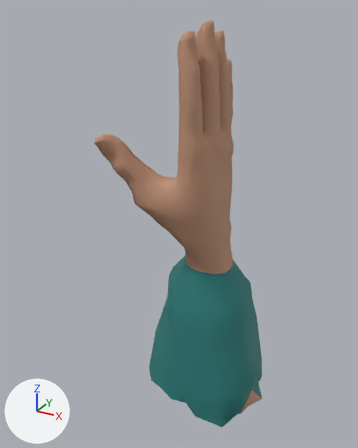
The glTF model public/assets/ch0/p1/models/pov_wave.glb, before and after one commit.
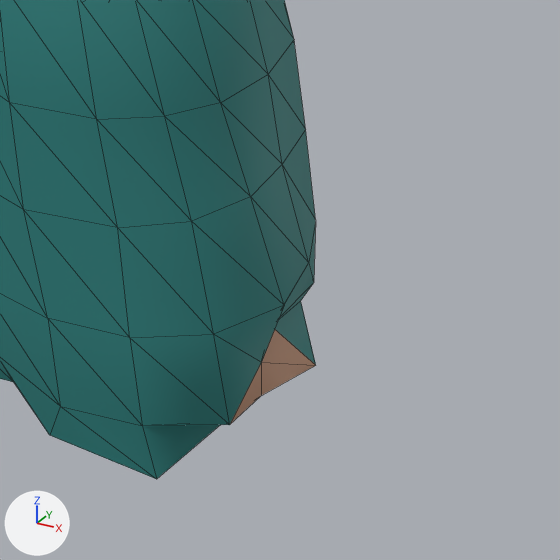
Each version is shown whole from a 50 mm lens placed at (0.207, -0.455, 0.235), pointed at (-0.038, -0.011, 0.013), then close up on the part from 51% to 90% of the width and 68% to 100% of the height. Arrows for +X, +Y and +Z are at lower left; the lights stay in place. The last two pictures show the newer version. The close-ups show mesh edges as thin lines. Vertices at exactly the same position are counted once.

Before the edit, the objects in view are built like this:
```python
mat_candidate_teal_fabric = bpy.data.materials.new('candidate_teal_fabric')
mat_candidate_teal_fabric.use_nodes = True; mat_candidate_teal_fabric.node_tree.nodes.clear()
_N = mat_candidate_teal_fabric.node_tree.nodes; _L = mat_candidate_teal_fabric.node_tree.links
n0 = _N.new('ShaderNodeBsdfPrincipled'); n0.name = 'Principled BSDF'
n0.inputs[2].default_value = 0.65  # 'Roughness'
n1 = _N.new('ShaderNodeOutputMaterial'); n1.name = 'Material Output'
n2 = _N.new('ShaderNodeMix'); n2.name = 'Mix'
n2.data_type = 'RGBA'
n2.blend_type = 'MULTIPLY'
n2.inputs[0].default_value = 1.0  # 'Factor'
n2.inputs[7].default_value = (0.022, 0.205, 0.195, 1.0)  # 'B', cyan #297d7a
n3 = _N.new('ShaderNodeVertexColor'); n3.name = 'Color Attribute'
_L.new(n0.outputs[0], n1.inputs[0])  # 'BSDF' to 'Surface'
_L.new(n2.outputs[2], n0.inputs[0])  # 'Result' to 'Base Color'
_L.new(n3.outputs[0], n2.inputs[6])  # 'Color' to 'A'
me_sphere_005_retopology_001 = bpy.data.meshes.new('Sphere.005_Retopology.001')
me_sphere_005_retopology_001.from_pydata(...)  # 974 vertices, 1916 faces; spans x -0.098..0.065, y -0.092..0.085, z -0.221..0.223
# faces by material slot: [1720, 196]
me_sphere_005_retopology_001.materials.append(mat_candidate_skin)
me_sphere_005_retopology_001.materials.append(mat_candidate_teal_fabric)
ob_pov_wave = bpy.data.objects.new('pov_wave', me_sphere_005_retopology_001)
ob_pov_wave.location = (0.0, 0.0, 0.0)
```
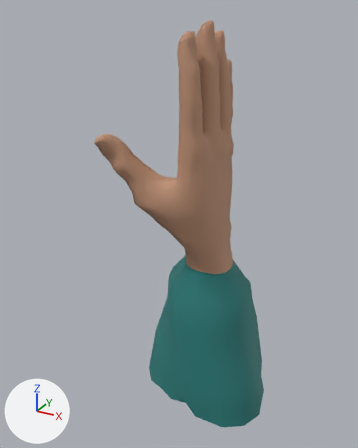
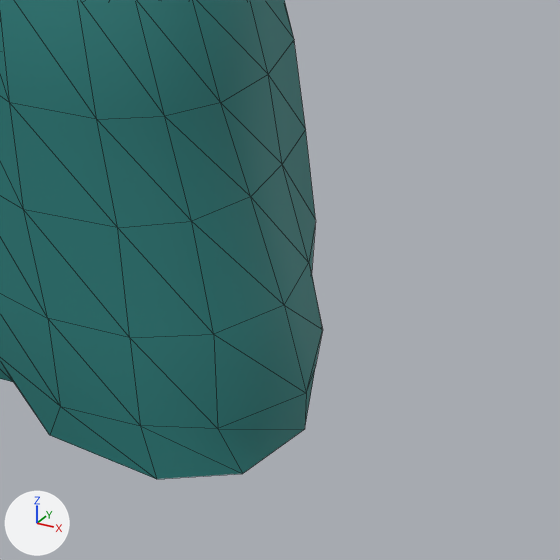
What differs and where, as boxes [x1, y1, x2, y2] in the close-ups (560 x 560 px; the box of a moved part takes in the faces that stretch with it):
'pov_wave', recoloured, reshaped
    before: [0, 0, 316, 479]
    after: [0, 0, 323, 479]
part 1 of me_sphere_005_retopology_001, moved or reshaped
    before: [48, 220, 316, 479]
    after: [48, 220, 323, 479]
part 2 of me_sphere_005_retopology_001, recoloured
    before: [230, 330, 315, 424]
    after: [218, 316, 322, 473]

Edits to the bpy script that builds the scene:
```text
Change mat_candidate_teal_fabric:
    where n0 = _N.new('ShaderNodeBsdfPrincipled'); n0.name = 'Principled BSDF'
    add n0.inputs[0].default_value = (0.022, 0.205, 0.195, 1.0)  # 'Base Color', cyan #297d7a
    remove n2 = _N.new('ShaderNodeMix'); n2.name = 'Mix'
    remove n2.data_type = 'RGBA'
    remove n2.blend_type = 'MULTIPLY'
    remove n2.inputs[0].default_value = 1.0  # 'Factor'
    remove n2.inputs[7].default_value = (0.022, 0.205, 0.195, 1.0)  # 'B', cyan #297d7a
    remove n3 = _N.new('ShaderNodeVertexColor'); n3.name = 'Color Attribute'
    remove _L.new(n2.outputs[2], n0.inputs[0])  # 'Result' to 'Base Color'
    remove _L.new(n3.outputs[0], n2.inputs[6])  # 'Color' to 'A'
Change me_sphere_005_retopology_001:
    used by ob_pov_wave; location = (0.0, 0.0, 0.0)
    remove me_sphere_005_retopology_001.from_pydata(...)  # 974 vertices, 1916 faces; spans x -0.098..0.065, y -0.092..0.085, z -0.221..0.223
    add me_sphere_005_retopology_001.from_pydata(...)  # 974 vertices, 1916 faces; spans x -0.098..0.071, y -0.092..0.085, z -0.221..0.223
    me_sphere_005_retopology_001 part 1
    me_sphere_005_retopology_001.vertices[27].co: (0.056, -0.007, -0.198) -> (0.071, -0.009, -0.2)  # pixel (261, 362) -> pixel (306, 393)
    me_sphere_005_retopology_001.vertices[28].co: (0.057, -0.034, -0.199) -> (0.054, -0.036, -0.2)  # pixel (229, 424) -> pixel (217, 428)
    me_sphere_005_retopology_001.vertices[29].co: (0.052, 0.012, -0.2) -> (0.066, 0.019, -0.201)  # not seen -> pixel (322, 329)
    me_sphere_005_retopology_001.vertices[30].co: (0.055, -0.002, -0.215) -> (0.07, -0.004, -0.22)  # pixel (261, 395) -> pixel (304, 429)
    me_sphere_005_retopology_001.vertices[31].co: (0.065, 0.02, -0.217) -> (0.064, 0.023, -0.221)  # pixel (315, 365) -> pixel (315, 367)
    me_sphere_005_retopology_001.vertices[32].co: (0.05, -0.02, -0.213) -> (0.061, -0.03, -0.219)  # not seen -> pixel (242, 473)
    me_sphere_005_retopology_001.vertices[948].co: (0.034, -0.046, -0.199) -> (0.034, -0.046, -0.199)  # pixel (142, 425) -> pixel (140, 425)
    me_sphere_005_retopology_001.vertices[950].co: (0.056, 0.039, -0.201) -> (0.054, 0.042, -0.2)  # pixel (313, 282) -> pixel (311, 273)
    me_sphere_005_retopology_001 part 2: 5 faces spanning x 0.054..0.071, y -0.036..0.023, z -0.221..-0.169 switch from mat_candidate_skin to mat_candidate_teal_fabric (cyan #297d7a)
```
